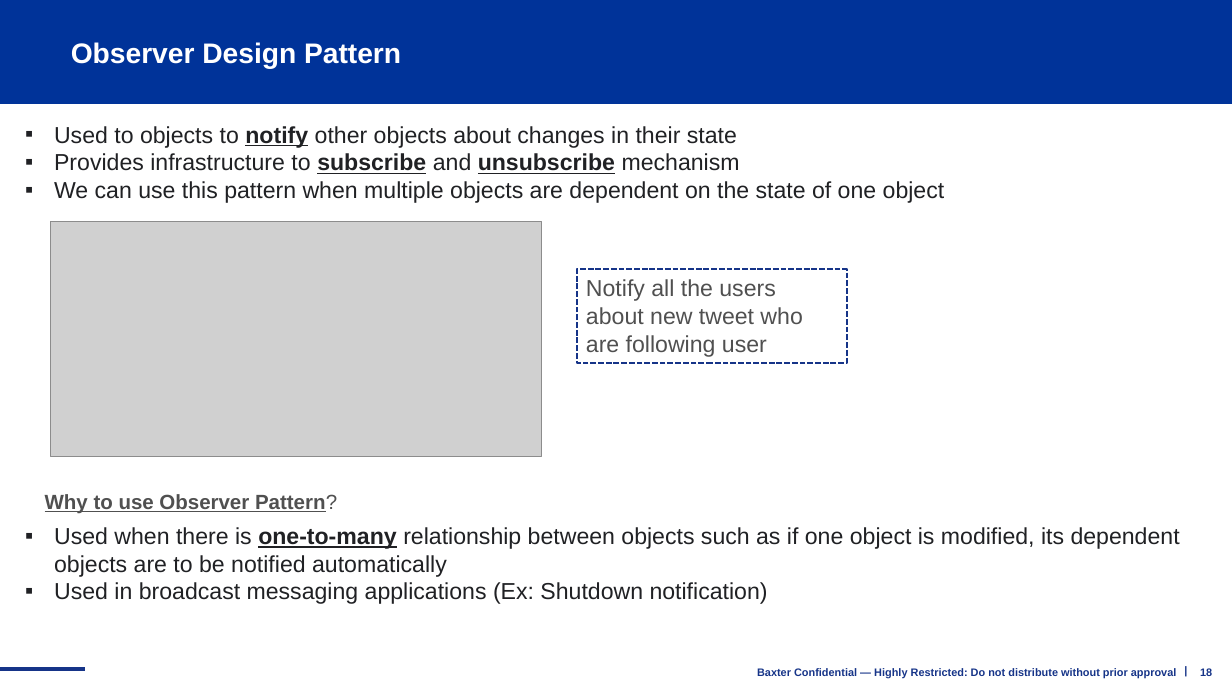
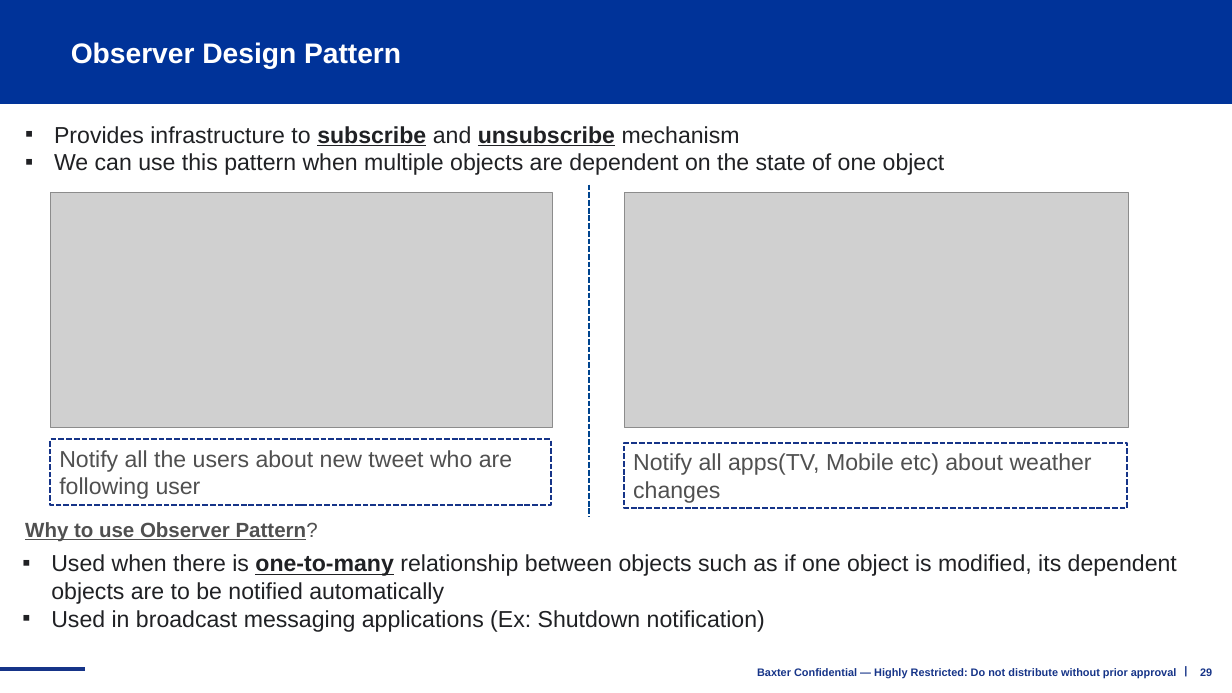
Before and after one commit to shidlingayya/DesignPatterns, a slide deck: slide 29 of C++ Design Patterns.pptx (slide 18 before the commit). Drawn at 1232x693 pixels with LibreOffice and Linux fonts; fonts in the diff are those of the drawing; grey boxes stand for pictures; background and template pictures are left out. Boxes give left, top, right and bottom in pixels: in the first picture for what was removed or moved away, otherwise in the second. Text is boxed around its words. In the diff, an @@ line names an element or a change of style, - is before the commit and + after.

```diff
--- a/C++ Design Patterns.pptx
+++ b/C++ Design Patterns.pptx
@@ text at box(54, 126, 737, 148): paragraph removed @@
-▪ Used to objects to notify other objects about changes in their state
@@ picture: place and size @@
-picture at box(50, 221, 542, 456)
+picture at box(50, 192, 552, 427)
@@ line added from (589, 185) to (589, 518), #00448E 1.5 pt dashed @@
@@ picture added at box(624, 192, 1128, 427) @@
@@ rectangle "Notify all the users about ...": place and size @@
-rectangle "Notify all the users about ..." at box(577, 269, 847, 362)
+rectangle "Notify all the users about ..." at box(50, 440, 551, 506)
@@ rectangle added at box(624, 444, 1128, 509), outline #163488 1.5 pt dashed, 18 pt, text #505050 @@
+Notify all apps(TV, Mobile etc) about weather changes
@@ text "Why to use Observer Pattern?": place and size @@
-text "Why to use Observer Pattern?" at box(45, 494, 337, 514)
+text "Why to use Observer Pattern?" at box(25, 522, 318, 542)
@@ text "Used when there is one-to-many ...": place and size @@
-text "Used when there is one-to-many ..." at box(54, 527, 1180, 604)
+text "Used when there is one-to-many ..." at box(51, 554, 1177, 632)
@@ page number at box(1200, 668, 1212, 679): text changed @@
-18
+29
```
Also in this commit, not shown: 11 other slides changed, 14 slides added, 1 slide removed.
